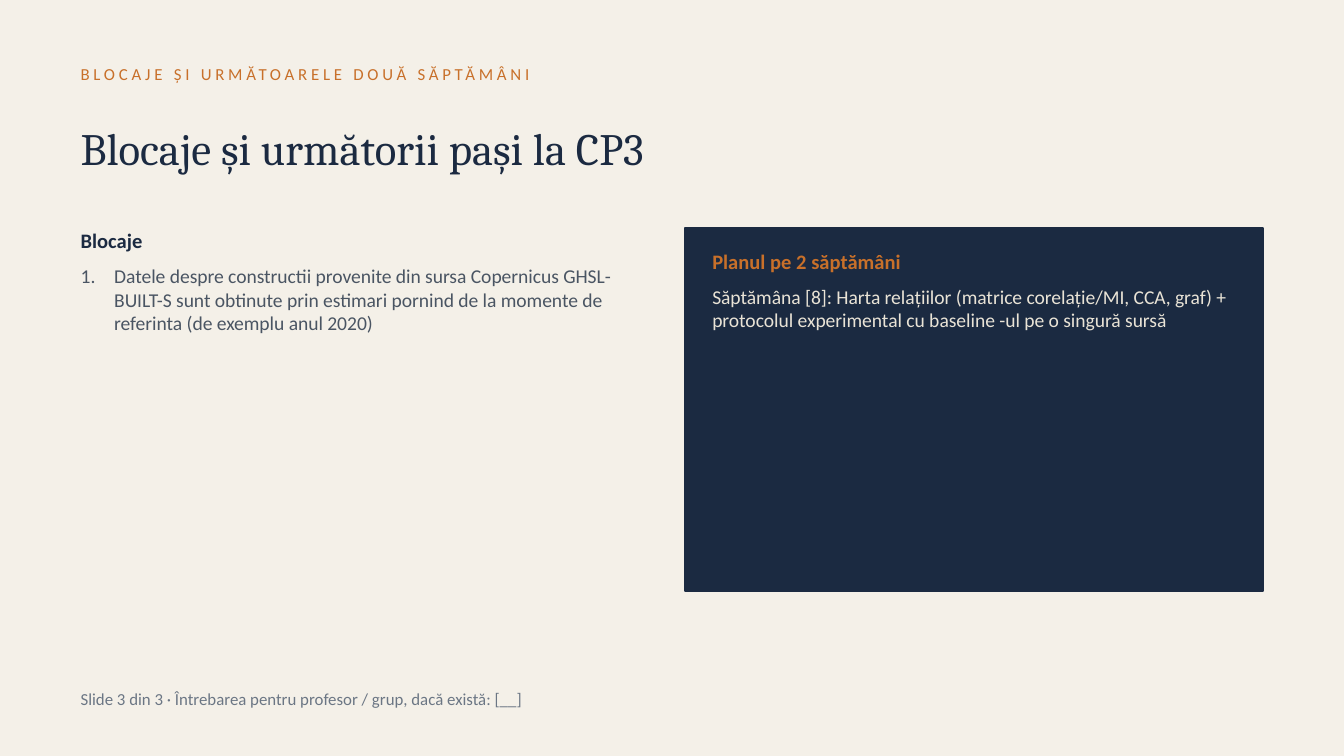
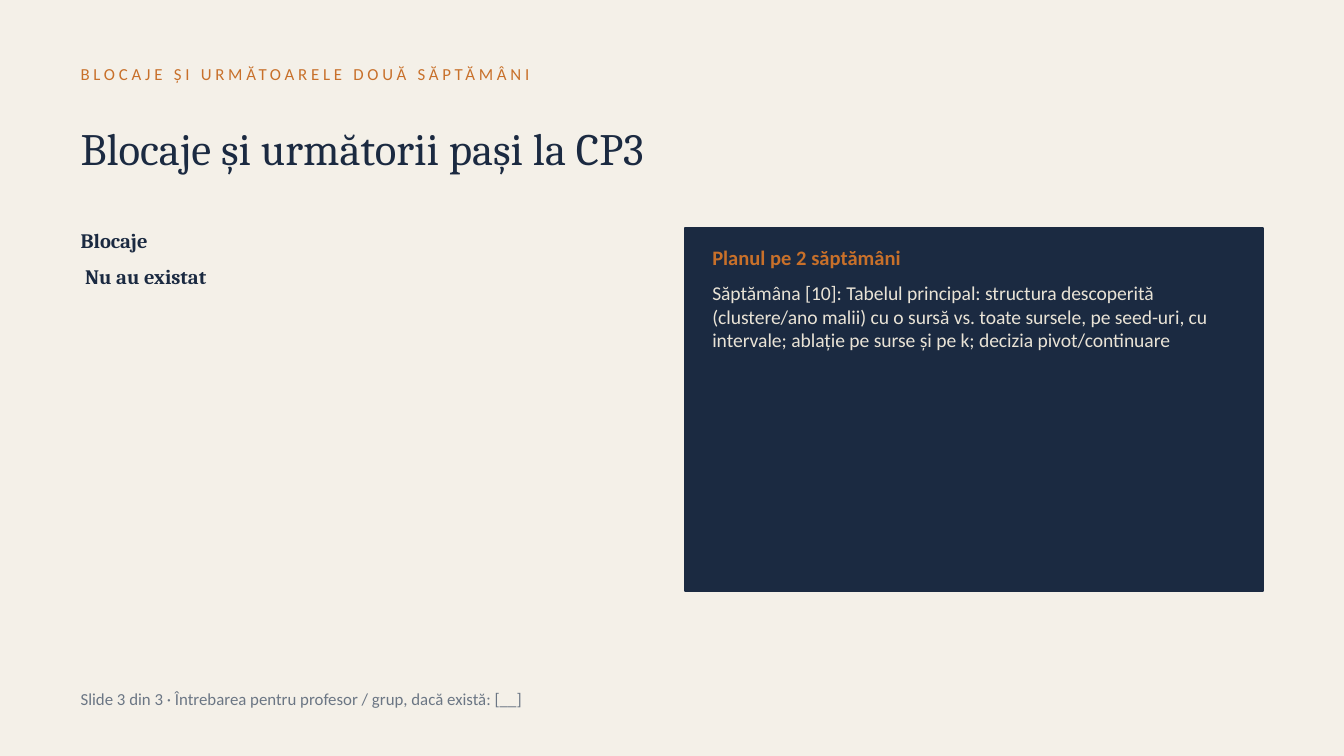
Before and after one commit to raducu-stanciu/Celula-Urbana-Fenomenul-Insula-de-caldura-si-forma-urbana, a slide deck: slide 3 of MEDE_sablon_checkpoint_3_slide-uri.pptx. Drawn at 1344x756 pixels with LibreOffice and Linux fonts; fonts in the diff are those of the drawing. Boxes give left, top, right and bottom in pixels: in the first picture for what was removed or moved away, otherwise in the second. Text is boxed around its words. In the diff, an @@ line names an element or a change of style, - is before the commit and + after.

Commit message:
Finalizare CP3: analiza latent spaces (PCA, KernelPCA, UMAP), stabilitate si baseline

```diff
--- a/MEDE_sablon_checkpoint_3_slide-uri.pptx
+++ b/MEDE_sablon_checkpoint_3_slide-uri.pptx
@@ text at (x1=81, y1=233, x2=148, y2=253): font Calibri to Cambria in "Blocaje" @@
@@ text at (x1=85, y1=270, x2=206, y2=284): text changed; size 10.5 to 11 pt; font Calibri to Cambria; text colour #4A5563 to #1B2A41; bold on @@
-1. Datele despre constructii provenite din sursa Copernicus GHSL-BUILT-S sunt obtinute prin estimari pornind de la momente de referinta (de exemplu anul 2020)
+Nu au existat
@@ text at (x1=712, y1=286, x2=1208, y2=351): text changed @@
-Săptămâna [8]: Harta relațiilor (matrice corelație/MI, CCA, graf) + protocolul experimental cu baseline -ul pe o singură sursă
+Săptămâna [10]: Tabelul principal: structura descoperită (clustere/ano malii) cu o sursă vs. toate sursele, pe seed-uri, cu intervale; ablație pe surse și pe k; decizia pivot/continuare
```
Also in this commit, not shown: 2 other slides changed, 3 other files.
